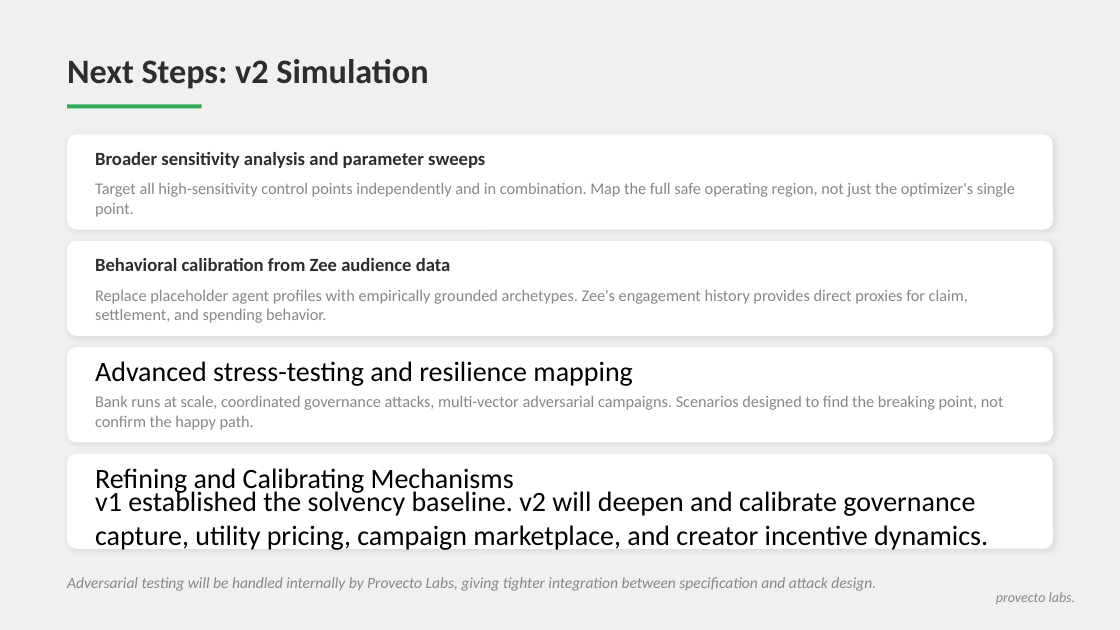
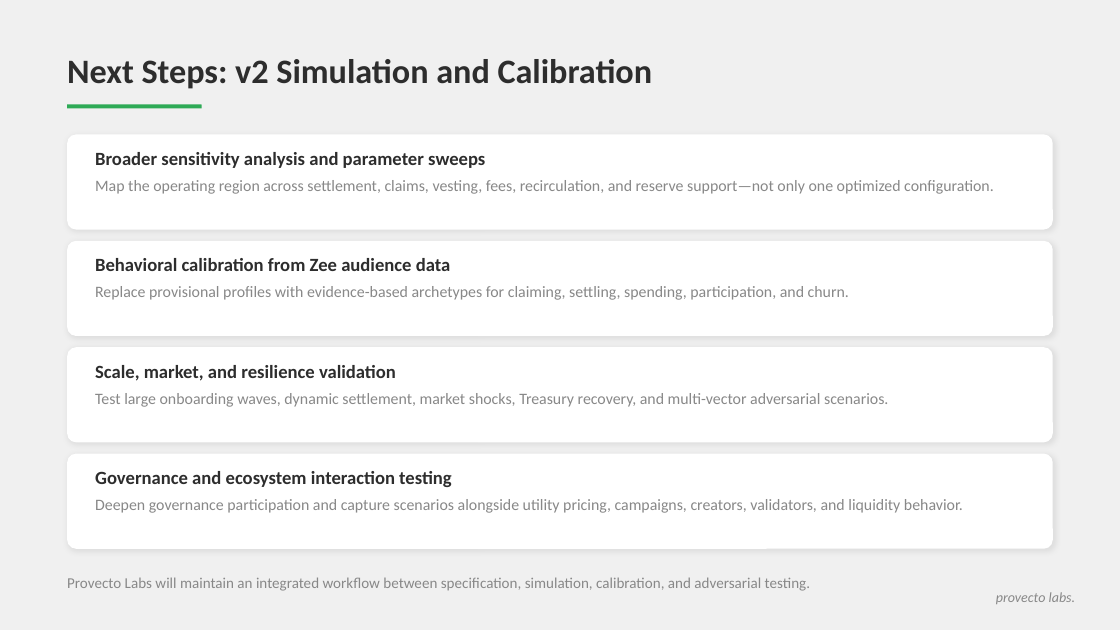
Before and after one commit to stelios12312312/TokenLab, a slide deck: slide 10 of docs_final/2026-06-23/z1_simulation_findings.pptx. Drawn at 1120x630 pixels with LibreOffice and Linux fonts; fonts in the diff are those of the drawing. Boxes give left, top, right and bottom in pixels: in the first picture for what was removed or moved away, otherwise in the second. Text is boxed around its words. In the diff, an @@ line names an element or a change of style, - is before the commit and + after.

```diff
--- a/docs_final/2026-06-23/z1_simulation_findings.pptx
+++ b/docs_final/2026-06-23/z1_simulation_findings.pptx
@@ text at (x1=67, y1=59, x2=653, y2=89): text changed @@
-Next Steps: v2 Simulation
+Next Steps: v2 Simulation and Calibration
@@ text at (x1=95, y1=180, x2=994, y2=194): text changed; size 10.5 to 10.2 pt @@
-Target all high-sensitivity control points independently and in combination. Map the full safe operating region, not just the optimizer's single point.
+Map the operating region across settlement, claims, vesting, fees, recirculation, and reserve support—not only one optimized configuration.
@@ text at (x1=95, y1=286, x2=849, y2=300): text changed; size 10.5 to 10.2 pt @@
-Replace placeholder agent profiles with empirically grounded archetypes. Zee's engagement history provides direct proxies for claim, settlement, and spending behavior.
+Replace provisional profiles with evidence-based archetypes for claiming, settling, spending, participation, and churn.
@@ text at (x1=95, y1=365, x2=396, y2=381): text changed; size 18 to 12 pt; text colour #000000 to #2D2D2D; bold on @@
-Advanced stress-testing and resilience mapping
+Scale, market, and resilience validation
@@ vertical alignment middle to top in 4 elements at (x1=95, y1=286, x2=849, y2=300), (x1=95, y1=499, x2=963, y2=513), (x1=95, y1=180, x2=994, y2=194), (x1=95, y1=393, x2=888, y2=407) @@
@@ text at (x1=95, y1=393, x2=888, y2=407): text changed; size 10.5 to 10.2 pt @@
-Bank runs at scale, coordinated governance attacks, multi-vector adversarial campaigns. Scenarios designed to find the breaking point, not confirm the happy path.
+Test large onboarding waves, dynamic settlement, market shocks, Treasury recovery, and multi-vector adversarial scenarios.
@@ text at (x1=95, y1=471, x2=452, y2=487): text changed; size 18 to 12 pt; text colour #000000 to #2D2D2D; bold on @@
-Refining and Calibrating Mechanisms
+Governance and ecosystem interaction testing
@@ text at (x1=95, y1=499, x2=963, y2=513): text changed; size 18 to 10.2 pt; text colour #000000 to #888888 @@
-v1 established the solvency baseline. v2 will deepen and calibrate governance capture, utility pricing, campaign marketplace, and creator incentive dynamics.
+Deepen governance participation and capture scenarios alongside utility pricing, campaigns, creators, validators, and liquidity behavior.
@@ text at (x1=67, y1=577, x2=810, y2=591): text changed; size 10 to 9.7 pt; italic off @@
-Adversarial testing will be handled internally by Provecto Labs, giving tighter integration between specification and attack design.
+Provecto Labs will maintain an integrated workflow between specification, simulation, calibration, and adversarial testing.
```
Also in this commit, not shown: 10 other slides changed, 43 other files.
